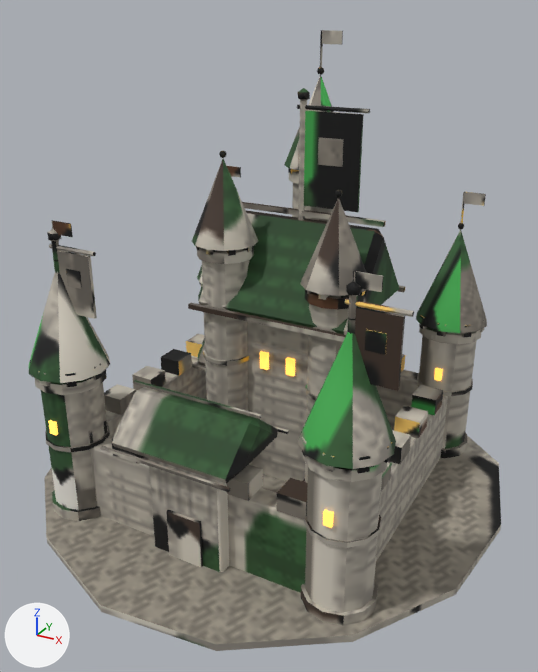
The glTF model game/assets/models/residence_dl4_green.glb as it was, and as the next commit left it.
Camera for both pictures: a 50 mm camera at (1.11, -2.06, 1.58) aimed at (0.02, -0.06, 0.58). The axes (+X, +Y, +Z) are drawn at lower left. The lights are the same throughout. The first picture is the older version. Vertices at exactly the same position are counted once.

The first picture shows 'residence_dl4_green'.
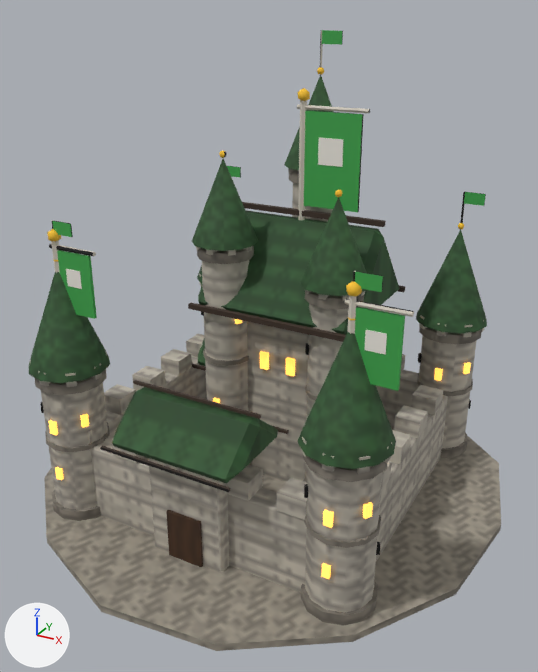
Boxes [x1, y1, x2, y2] around the edits, measured in the pictures (538 x 672 px):
part 1 of me_m, added: after [376, 542, 380, 555]
part 2 of me_m, added: after [304, 484, 308, 498]
part 3 of me_m, added: after [305, 343, 309, 355]
part 4 of me_m, added: after [55, 467, 64, 480]
part 5 of me_m, added: after [80, 414, 89, 428]
part 6 of me_m, added (mostly hidden): after [213, 319, 242, 403]
part 7 of me_m, added: after [321, 502, 373, 579]
part 8 of me_m, added: after [463, 362, 471, 374]
part 9 of me_m, surface changed: [29, 30, 501, 651] in both

The change in detail:
me_m is used by ob_residence_dl4_green; location (0.0, 0.0, 0.0).
me_m had 2309 vertices, 3858 faces and spanned x -0.86..0.82, y -0.84..0.84, z -0.01..1.52.
me_m now has 2645 vertices, 4362 faces and spans x -0.86..0.82, y -0.84..0.84, z -0.01..1.52.
me_m part 1: the loose piece of 8 vertices spanning x 0.44..0.52, y -0.48..-0.39, z 0.28..0.34 is copied, and the copy is scaled about its middle by (0.122, 0.139, 0.567), then moved by (0.09, 0.01, -0.12); it spans x 0.56..0.58, y -0.44..-0.42, z 0.17..0.2.
me_m part 2: the loose piece of 8 vertices spanning x 0.47..0.49, y -0.59..-0.57, z 0.34..0.38 is copied, and the copy is scaled about its middle by (0.28, 0.429, 0.756), then moved by (-0.09, 0.05, 0.02), in mat_baked (picture img_bake); it spans x 0.38..0.4, y -0.54..-0.52, z 0.37..0.4.
me_m part 3: the loose piece of 8 vertices spanning x 0.17..0.2, y -0.05..-0.04, z 0.45..0.51 is copied, and the copy is scaled about its middle by (0.233, 0.429, 0.567), then moved by (-0.02, -0.04, 0.1), in mat_baked (picture img_bake); it spans x 0.16..0.18, y -0.09..-0.07, z 0.56..0.59.
me_m part 4: a new loose piece, a box spanning x -0.491..-0.469, y -0.588..-0.576, z 0.167..0.207, in mat_win_lit (orange #ffcf6b, glowing orange #ffb84a).
me_m part 5: the loose piece of 8 vertices spanning x -0.49..-0.47, y -0.59..-0.57, z 0.34..0.38 is copied, and the copy is scaled about its middle by (0.44, 0.429, 0.889), then moved by (0.09, 0.05, 0.02); it spans x -0.4..-0.38, y -0.54..-0.52, z 0.36..0.4.
me_m part 6: 48 vertices added at x -0.17..0.32, y -0.13..0.21, z 0.26..0.82.
me_m part 7: 16 vertices added at x 0.47..0.58, y -0.59..-0.52, z 0.17..0.4.
me_m part 8: 16 vertices added at x 0.47..0.58, y 0.37..0.44, z 0.17..0.4.
me_m part 9: 3839 kept faces spanning x -0.86..0.82, y -0.84..0.84, z -0.01..1.52 get new texture (UV) coordinates.
Other edits to the shape of me_m do not show in these pictures.
